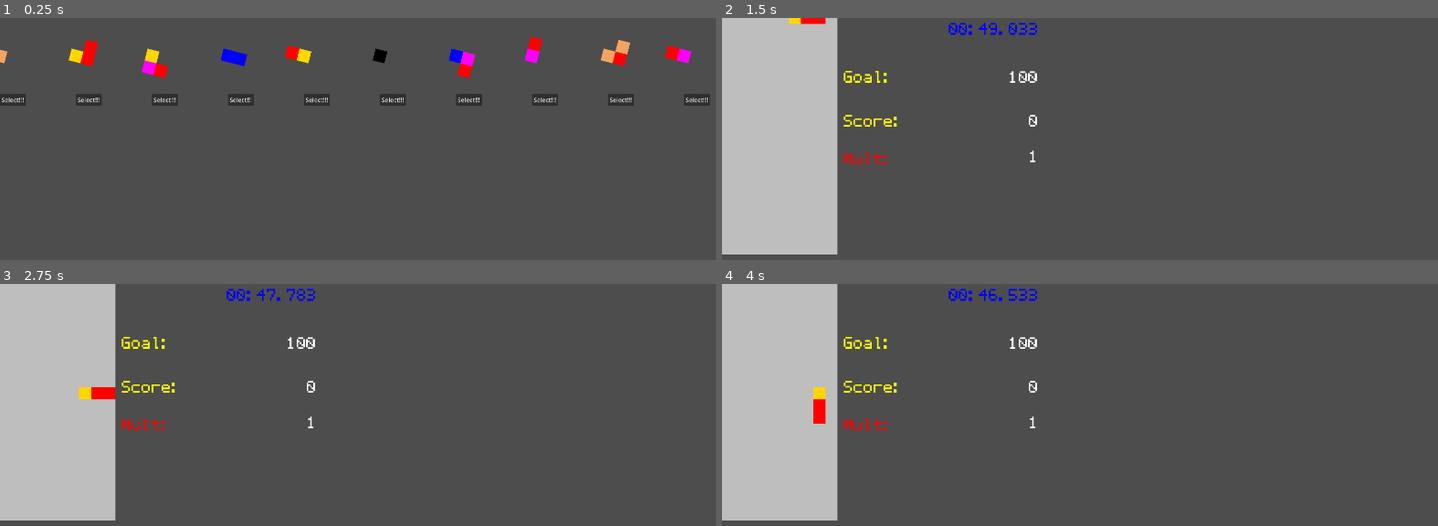
Above: before the commit, frames 1-4 (two rows, left to right).
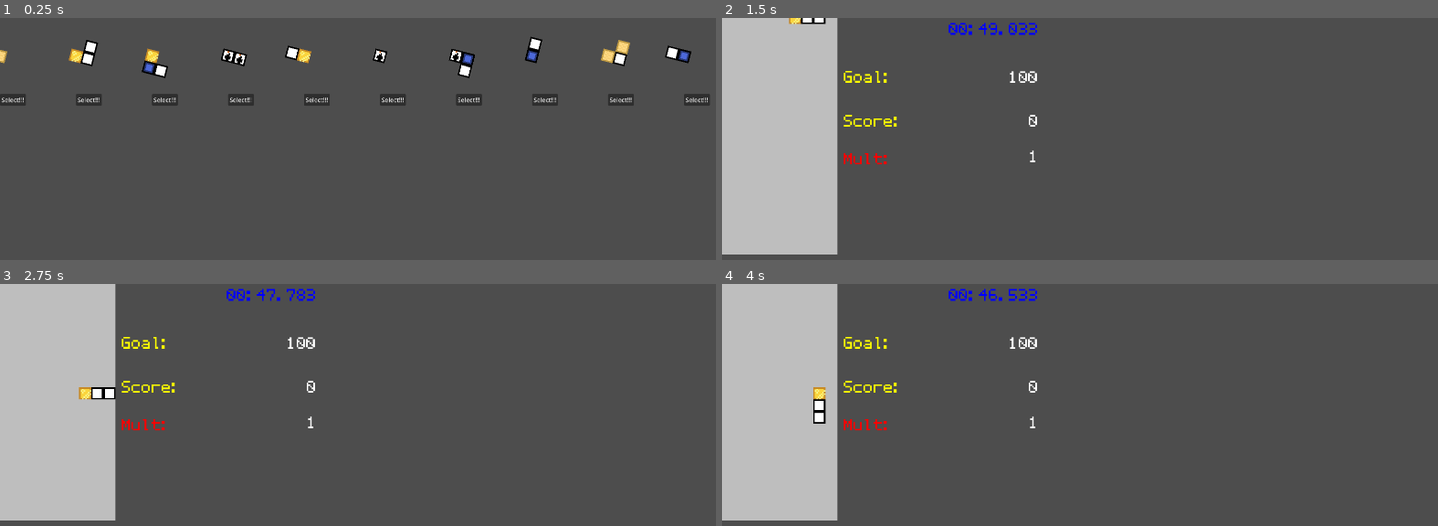
Above: after the commit, the same moments.

Repository: AsgerHB/create-jam-spring-2025
Game: Godot game, scene res://Scenes/RunDuplicate.tscn
The game is run twice, just before and just after one commit, with the same random seed, the same clock (stepped at 60 frames per second) and the same inputs.
Inputs:
- Up to frame 1 (0.25 s): no input
- Up to frame 2 (1.5 s): click "Select!!!" at 0.5 s; tap Enter at 1.25 s; hold Right (ui_right) from 1.28 s (still down)
- Up to frame 3 (2.75 s): release Right (ui_right) at 2.03 s; hold Down (ui_down) from 2.03 s (still down)
- Up to frame 4 (4 s): release Down (ui_down) at 2.78 s; hold Right (ui_right) 2.78-3.53 s; hold Up (ui_up) from 3.53 s (still down)

The runs differ from the first frame. In frame 1, 1.9% of the frame differs, in the area x 0-97%, y 7-25%; in frame 2, 0.1%; in frame 3, 0.3%; in frame 4, 0.3%.

Commit message:
Fixed rendering of cell textures

Diff:
--- /dev/null
+++ b/Scenes/GameUI.tscn
@@ -0,0 +1,3 @@
+[gd_scene format=3 uid="uid://by152g082xx5e"]
+
+[node name="GameUI" type="Node2D"]
--- a/Scenes/SpriteRendering.tscn
+++ /dev/null
@@ -1,3 +0,0 @@
-[gd_scene load_steps=0 format=3 uid="uid://by152g082xx5e"]
-
-[node name="SpriteRendering" type="Node2D"]
--- a/Scripts/Cell.gd
+++ b/Scripts/Cell.gd
@@ -26,8 +26,8 @@
 	Type.Sand: Vector2i(8,0),
 	Type.Gold: Vector2i(0,8),
 	Type.Bomb: Vector2i(8,8),
-	Type.Compressed: Vector2i(16,8),
-	Type.Balloon: Vector2i(16,8)
+	Type.Compressed: Vector2i(0,16),
+	Type.Balloon: Vector2i(8,8)
 }
 
 @export var type: Type = Type.Standard;
@@ -45,21 +45,6 @@
 	const rec = Rect2(-CELL_SIZE / 2, -CELL_SIZE / 2, CELL_SIZE, CELL_SIZE)
 	var sprite_coords = SpriteCoords[type]
 	draw_texture_rect_region(sprite_sheet, rec, Rect2(sprite_coords.x, sprite_coords.y, 8,8))
-	# TODO: Use,
-	match type:
-		Type.Standard:
-			draw_rect(rec, Color.RED)
-		Type.Sand:
-			draw_rect(rec, Color.SANDY_BROWN)
-		Type.Balloon:
-			draw_rect(rec, Color.BLUE)
-		Type.Gold:
-			draw_rect(rec, Color.GOLD)
-		Type.Bomb:
-			draw_rect(rec, Color.BLACK)
-		_:
-			draw_rect(rec, Color.MAGENTA)
-
 
 func destroy(game: TetrisGame):
 
